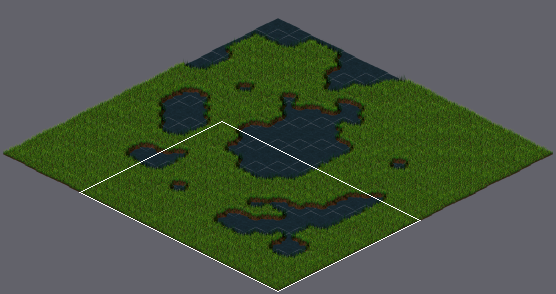
An edit to a level. Tiled map, assets/resources/tile/isometric_grass_and_water.tmx. Above: a wide view before the commit, with the close-up outlined.
Close-up. Earlier state:
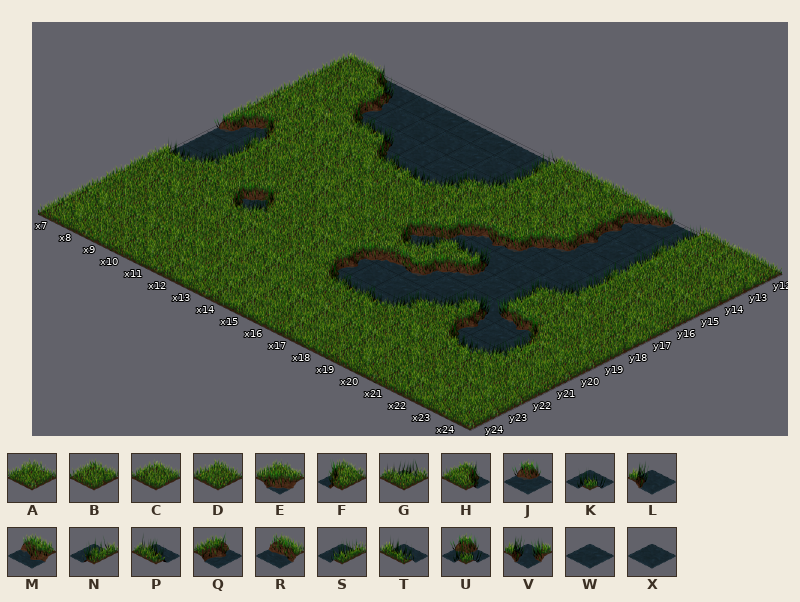
Cells are 64x32 px. Isometric: x runs down to the right, y down to the left. Shown: x 7..24, y 12..24. The commit also changed other parts of the map, which this record leaves out.
Key: from "isometric_grass_and_water": A 0, B 1, C 2, D 3, E 4, F 5, G 6, H 7, J 8, K 10, L 11, M 12, N 13, P 14, Q 15, R 16, S 17, T 18, U 20, V 21, W 22, X 23.
_ is an empty cell.
Layer "Tile Layer 1" before, first column x 7:
12 CHLXWWWXNABAEJSDCD
13 DCQXXXWXSACAQXNACB
14 DAHPLXWKGBABQWSADB
15 BBCCHPTGCABEJXNABC
16 EFBBBACDCEMJXXSDCD
17 JNCACBDDEUTLXKGABC
18 XSDDBCAAHGEJWSACDB
19 TGDEFDBDERJWKVMFDA
20 ADBHGDBCQXWKGQWSCA
21 DBACBCDCHPPGDHTGCD
22 DDADDCBCDABDBABBDA
23 BABBBDCCBCCBCBDACA
24 BADBACACCDCDBABCAA
And afterwards:
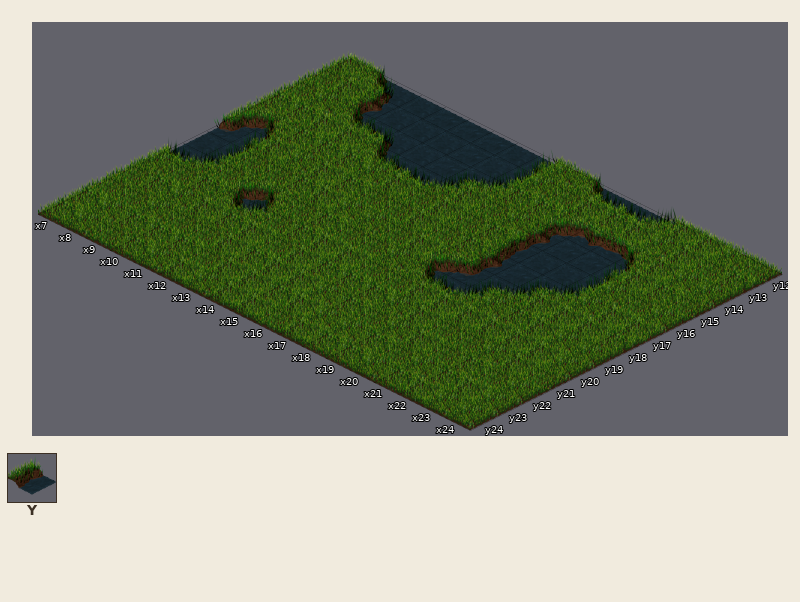
Further tiles: from "isometric_grass_and_water": Y 19.
The edit:
Changed rows in their new state; . is an unchanged cell.
Layer "Tile Layer 1":
first column x 15:
12 ..HTTGCCA.
13 ..DCBCACD.
14 ..BEMRFCAA
15 .DAQWW.C.D
16 .DBY...ADA
17 CDBQW...C.
18 DC..KGC.C.
19 DAHPGABCA.
20 CDDCCCCC..
21 BBBACDDA..
22 C...ACD...
23 ..AABDAB..
24 ...B......
Boxes around the changes in both close-ups, in picture pixels (x1, y1, x2, y2):
changed: (278, 170, 758, 392)
